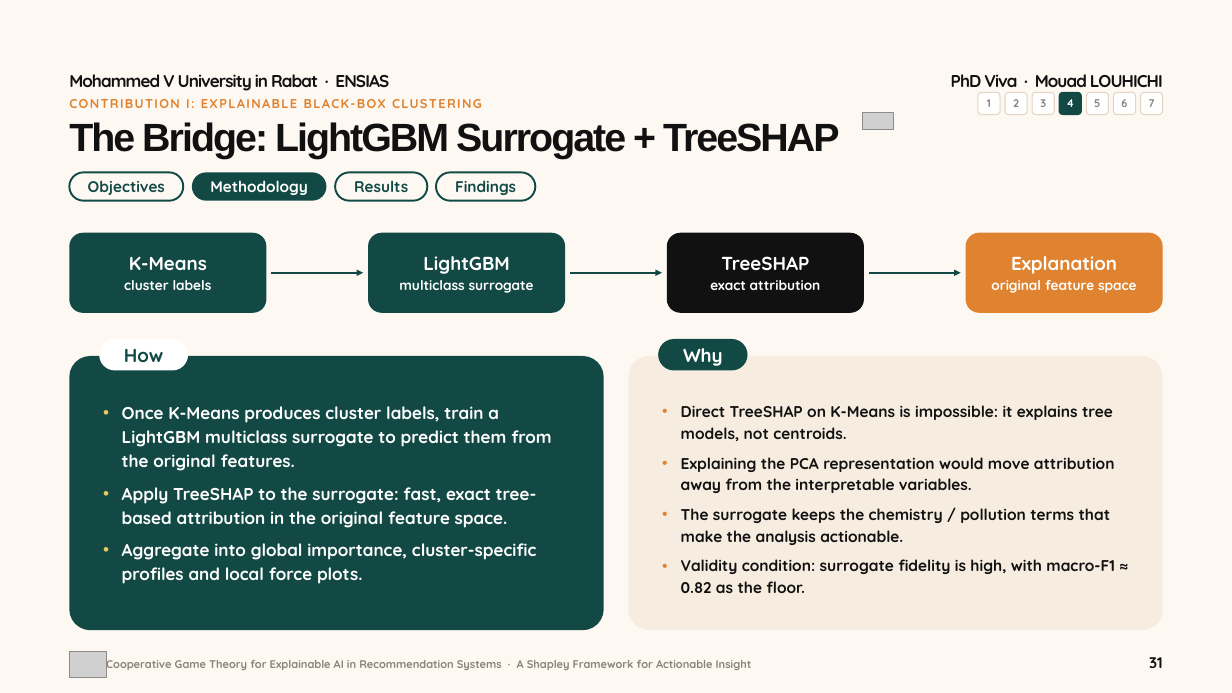
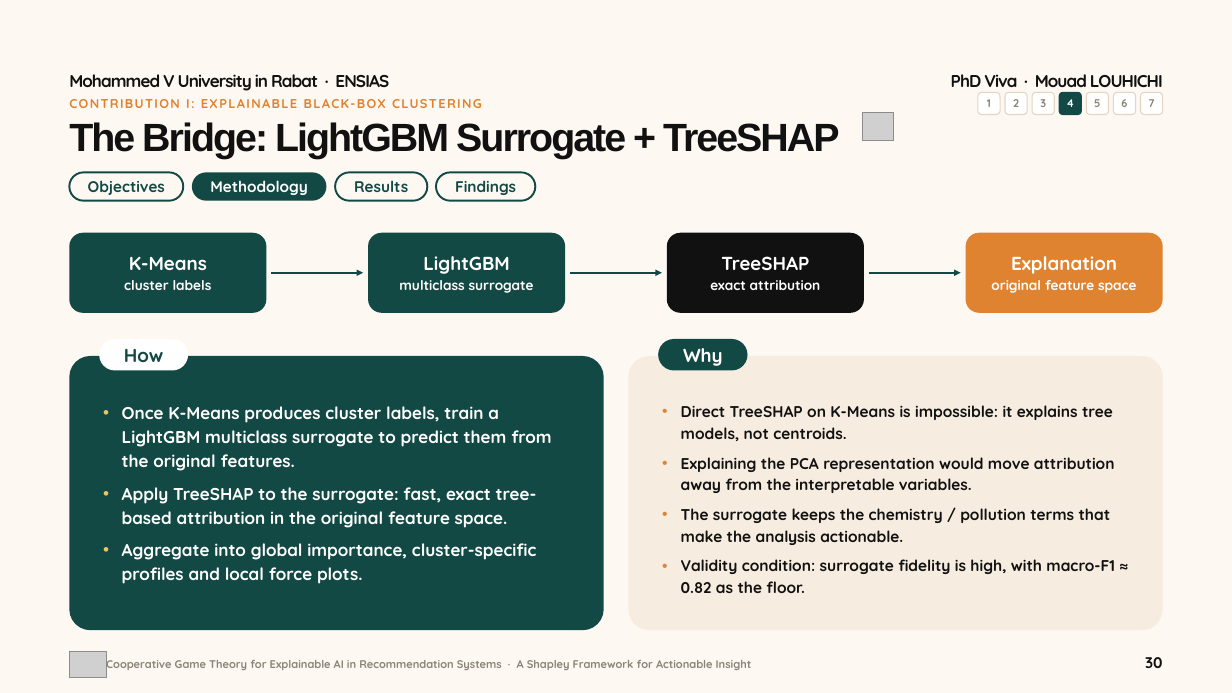
Before and after one commit to mouadlouhichi/phd-prep, a slide deck: slide 30 of try/MOUAD_LOUHICHI_VIVA_40min_BeigeGreen_v10.pptx (slide 31 before the commit). Drawn at 1232x693 pixels with LibreOffice and Linux fonts; fonts in the diff are those of the drawing; grey boxes stand for pictures. Boxes give left, top, right and bottom in pixels: in the first picture for what was removed or moved away, otherwise in the second. Text is boxed around its words. In the diff, an @@ line names an element or a change of style, - is before the commit and + after.

```diff
--- a/try/MOUAD_LOUHICHI_VIVA_40min_BeigeGreen_v10.pptx
+++ b/try/MOUAD_LOUHICHI_VIVA_40min_BeigeGreen_v10.pptx
@@ picture: place and size @@
-picture at box(862, 113, 893, 129)
+picture at box(862, 113, 893, 140)
@@ text at box(1145, 657, 1162, 668): text changed @@
-31
+30
```
Also in this commit, not shown: 46 other slides changed, 1 slide removed, 3 other files.
